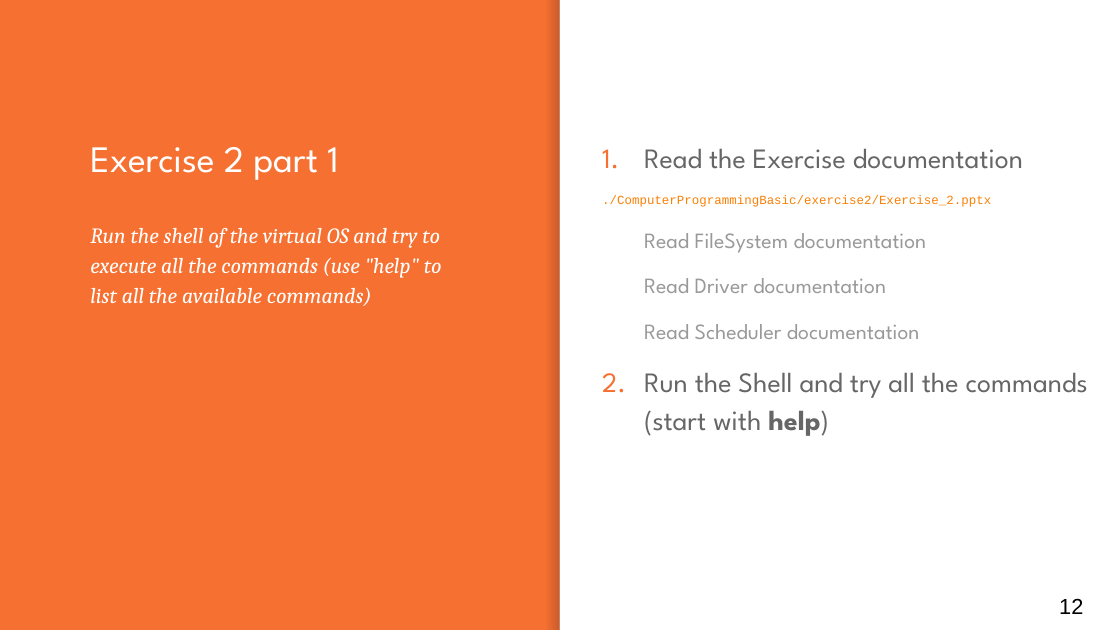
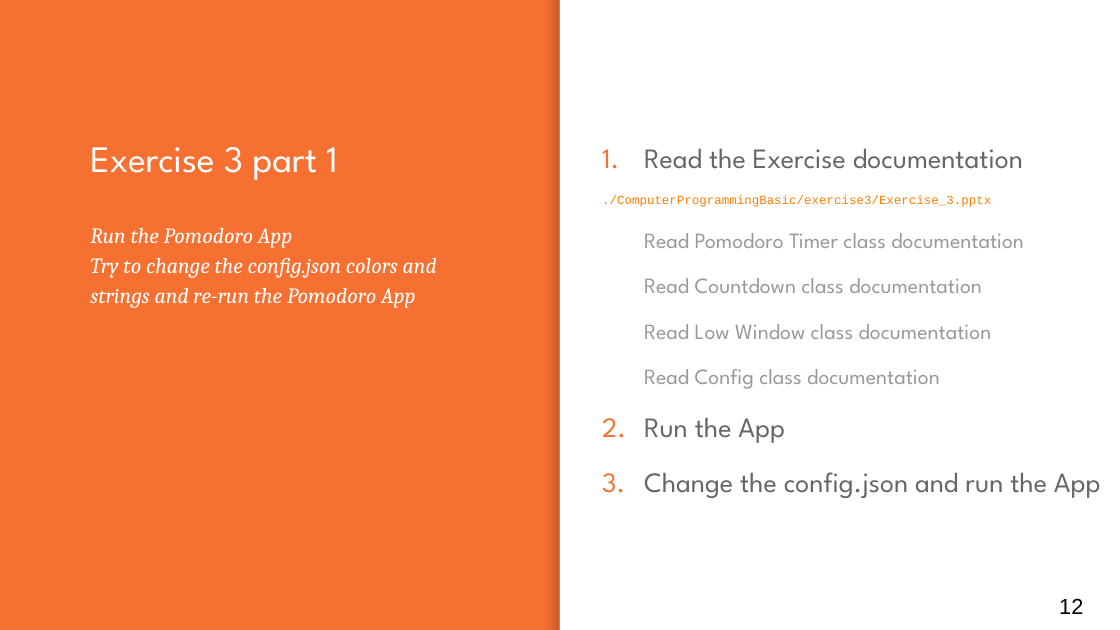
Before and after one commit to antfin/ComputerProgrammingBasic, a slide deck: slide 12 of lessons/Lesson_3.pptx. Drawn at 1120x630 pixels with LibreOffice and Linux fonts; fonts in the diff are those of the drawing. Boxes give left, top, right and bottom in pixels: in the first picture for what was removed or moved away, otherwise in the second. Text is boxed around its words. In the diff, an @@ line names an element or a change of style, - is before the commit and + after.

```diff
--- a/lessons/Lesson_3.pptx
+++ b/lessons/Lesson_3.pptx
@@ title at <box>90,147,337,180</box>: text changed @@
-Exercise 2 part 1
+Exercise 3 part 1
@@ text at <box>602,195,1100,498</box>: text changed @@
-./ComputerProgrammingBasic/exercise2/Exercise_2.pptx
-      • Read FileSystem documentation
-      • Read Driver documentation
-      • Read Scheduler documentation
-2. Run the Shell and try all the commands (start with help)
+./ComputerProgrammingBasic/exercise3/Exercise_3.pptx
+      • Read Pomodoro Timer class documentation
+      • Read Countdown class documentation
+      • Read Low Window class documentation
+      • Read Config class documentation
+2. Run the App
+3. Change the config.json and run the App
@@ subtitle at <box>90,228,437,308</box>: text changed @@
-Run the shell of the virtual OS and try to execute all the commands (use "help" to list all the available commands)
+Run the Pomodoro App
+Try to change the config.json colors and strings and re-run the Pomodoro App
```
Also in this commit, not shown: 1 other slide changed, 3 other files.
